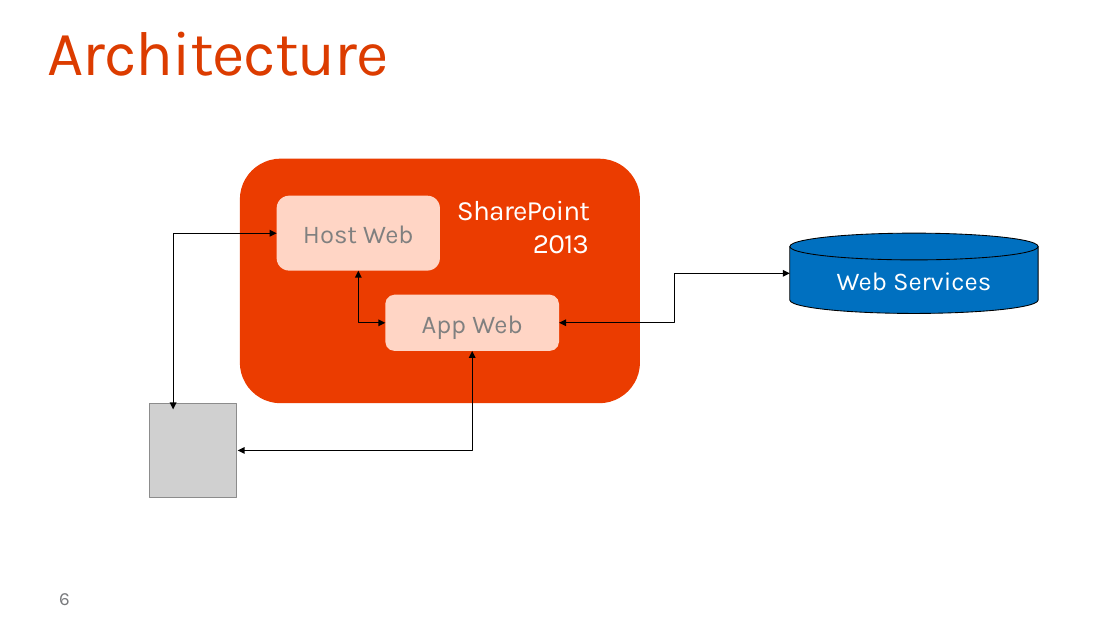
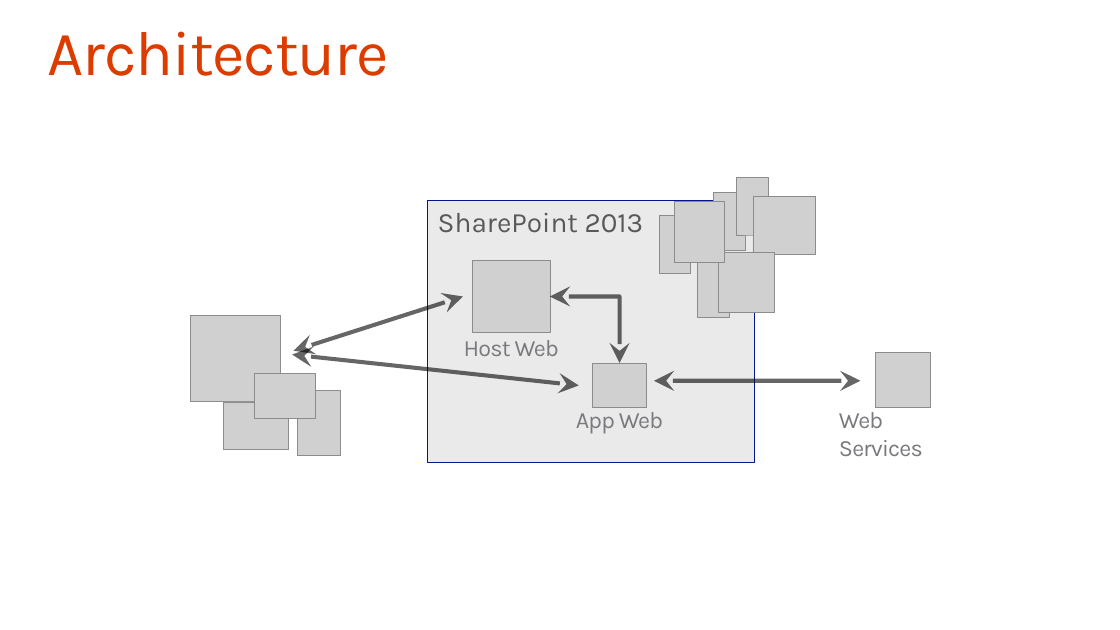
Before and after one commit to OfficeDev/TrainingContent, a slide deck: slide 6 of O3652-5 Deep Dive into SharePoint Hosted Apps/O3652-5 Deep Dive into SharePoint Hosted Apps.pptx. Drawn at 1120x630 pixels with LibreOffice and Linux fonts; fonts in the diff are those of the drawing; grey boxes stand for pictures; background and template pictures are left out. Boxes give left, top, right and bottom in pixels: in the first picture for what was removed or moved away, otherwise in the second. Text is boxed around its words. In the diff, an @@ line names an element or a change of style, - is before the commit and + after.

```diff
--- a/O3652-5 Deep Dive into SharePoint Hosted Apps/O3652-5 Deep Dive into SharePoint Hosted Apps.pptx
+++ b/O3652-5 Deep Dive into SharePoint Hosted Apps/O3652-5 Deep Dive into SharePoint Hosted Apps.pptx
@@ text removed at [240, 158, 365, 206] @@
-Azure Web Sites
@@ rounded rectangle removed at [240, 159, 640, 403] @@
@@ rectangle "SharePoint 2013": place and size @@
-rectangle "SharePoint 2013" at [457, 200, 590, 254]
+rectangle "SharePoint 2013" at [428, 201, 754, 464]
@@ rectangle "SharePoint 2013" at [428, 201, 754, 464]: text colour #FFFFFF to #595959, letter spacing -0.7 to 0 pt; alignment right to left; fill none to #E4E4E5 at 75% opacity; outline none to #00188F 0.85 pt @@
@@ group added at [659, 177, 815, 318]: 7 pictures @@
@@ elbow double arrow removed from (276, 234) to (173, 409) @@
@@ picture added at [473, 261, 550, 333] @@
@@ double arrow added from (293, 351) to (463, 297), #000000 3.5 pt @@
@@ elbow double arrow removed from (358, 271) to (386, 323) @@
@@ elbow double arrow added from (550, 297) to (619, 363), #000000 3.5 pt @@
@@ elbow double arrow removed from (790, 273) to (559, 323) @@
@@ elbow double arrow removed from (472, 351) to (238, 450) @@
@@ double arrow added from (292, 355) to (579, 386), #000000 3.5 pt @@
@@ text "Host Web": place and size @@
-text "Host Web" at [276, 196, 439, 271]
+text "Host Web" at [464, 340, 559, 356]
@@ text "Host Web" at [464, 340, 559, 356]: size 22 to 20 pt, text colour #808080 to #797A7D, letter spacing 0 to -0.7 pt; vertical alignment middle to top; fill #FFD5C5 to none @@
@@ picture added at [875, 353, 930, 408] @@
@@ group added at [191, 316, 341, 455]: 4 pictures @@
@@ picture added at [592, 363, 646, 408] @@
@@ double arrow added from (654, 381) to (860, 381), #000000 3.5 pt @@
@@ picture removed at [150, 403, 237, 498] @@
@@ text "App Web" at [576, 412, 663, 434]: size 22 to 20 pt, text colour #808080 to #797A7D, letter spacing 0 to -0.7 pt; vertical alignment middle to top; fill #FFD5C5 to none @@
@@ text "App Web": place and size @@
-text "App Web" at [386, 295, 560, 351]
+text "App Web" at [576, 412, 663, 434]
@@ text "Web Services": place and size @@
-text "Web Services" at [790, 234, 1038, 314]
+text "Web Services" at [839, 412, 923, 456]
@@ text "Web Services" at [839, 412, 923, 456]: size 22 to 20 pt, text colour #FFFFFF to #797A7D, letter spacing 0 to -0.7 pt; alignment centre to left; vertical alignment middle to top; fill #0070C0 to none; outline #000000 0.75 pt to none @@
@@ page number removed at [59, 593, 70, 605] @@
-6
```
Also in this commit, not shown: 2 other files.
